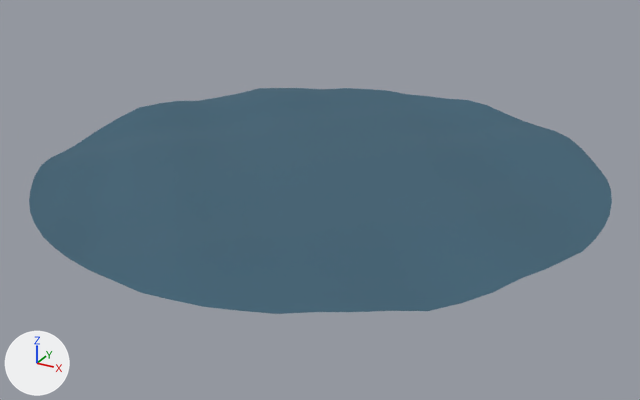
One commit to the glTF model static/models/ocean/ocean-environment.glb: the scene before it, then after it.
The view is the same before and after, from a 50 mm lens placed at (49.9, -90.8, 40.3), pointed at (0.8, -1.4, -4.4). The axes (+X, +Y, +Z) are drawn at lower left. The lights are the same throughout. The picture after the commit comes second. Where no turn or scale is listed for an object, it has been applied to the vertices.

In view in the first picture: 'Seabed'.
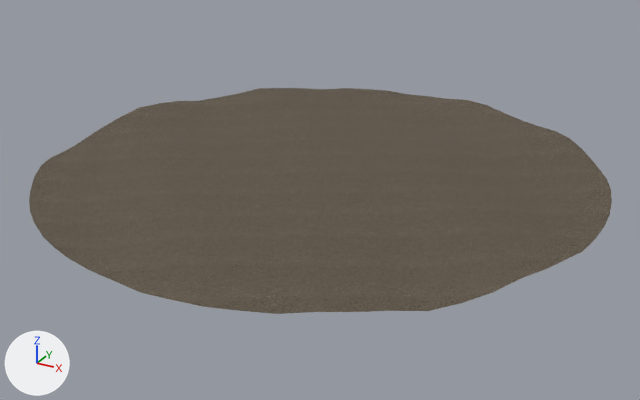
The newer file is also turned or shifted as a whole; pictures and numbers use the older file's frame.

Location of each change, (x1, y1, x2, y2) in pixels of the pictures (640 x 400 px):
part 1 of me_seabed, added (brown): after (53, 88, 552, 294)
part 2 of me_seabed, added: after (406, 94, 445, 102)
part 3 of me_seabed, added (brown): after (279, 303, 354, 312)
part 4 of me_seabed, recoloured: (29, 88, 612, 314) in both

Patch to the scene script:
```diff
--- a/static/models/ocean/ocean-environment.glb.py
+++ b/static/models/ocean/ocean-environment.glb.py
@@ img_diffuse @@
+img_diffuse = load_image('diffuse', '_unpacked/diffuse', 1024, 1024, 'sRGB')
@@ img_normal @@
+img_normal = load_image('normal', '_unpacked/normal', 1024, 1024, 'Non-Color')
@@ img_roughness @@
+img_roughness = load_image('roughness', '_unpacked/roughness', 1024, 1024, 'Non-Color')
@@ mat_seabed_sand_pbr @@
+mat_seabed_sand_pbr = bpy.data.materials.new('Seabed_Sand_PBR')
+# uses the picture img_diffuse
+# uses the picture img_normal
+# uses the picture img_roughness
@@ me_seabed @@
 # used by ob_seabed; location = (0.0, 0.0, -0.68)
-me_seabed.from_pydata(...)  # 1624 vertices, 3182 faces; spans x -35.0..35.0, y -35.0..35.0, z -0.8..0.8
+me_seabed.from_pydata(...)  # 2561 vertices, 5056 faces; spans x -35.0..35.0, y -35.0..35.0, z -0.8..0.8
+# me_seabed part 1: 935 vertices added at x -26.2..27.6, y -23.4..26.4, z -0.4..0.7
+# me_seabed part 2: 1 vertex added at x 0.0, y 34.1, z -0.1
+# me_seabed part 3: 1 vertex added at x 16.1, y -30.1, z 0.0
+# me_seabed part 4: 2494 faces spanning x -35.0..35.0, y -35.0..35.0, z -0.8..0.8 switch from mat_oceanfloor (dark blue #406274) to mat_seabed_sand_pbr
```
